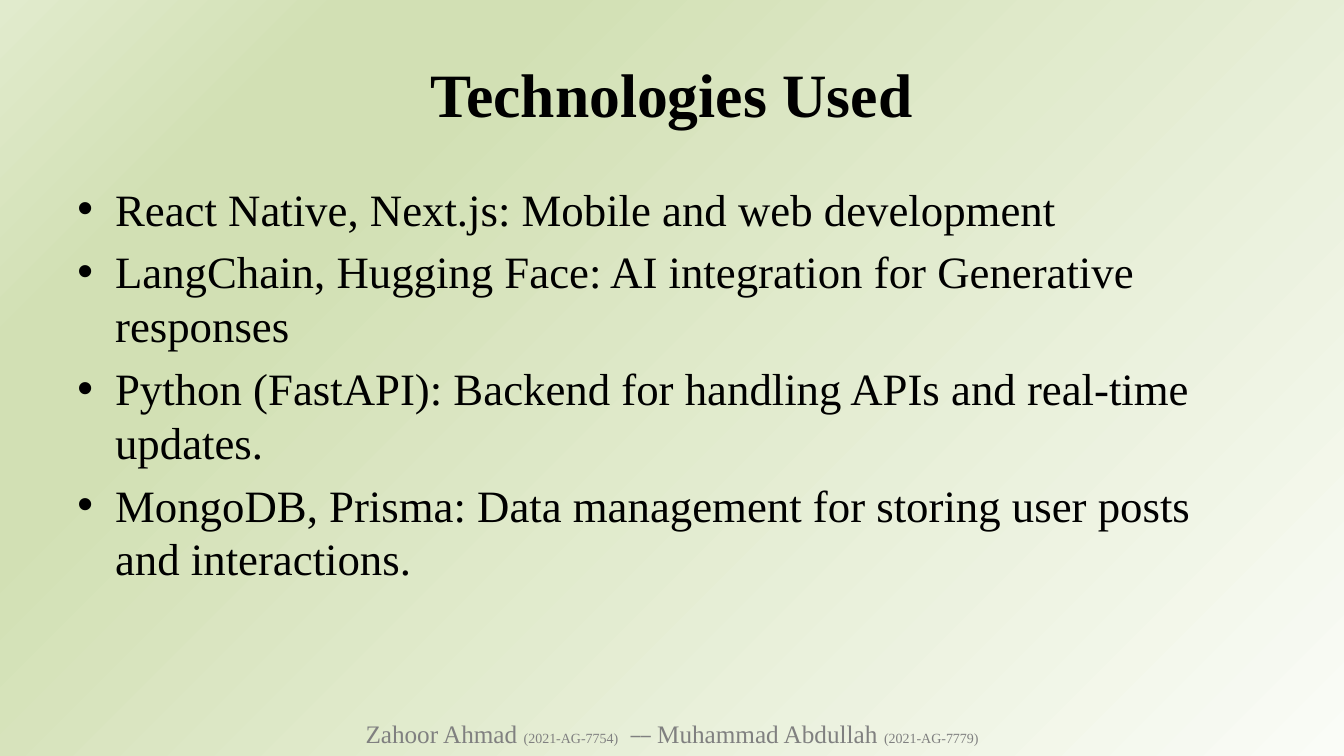
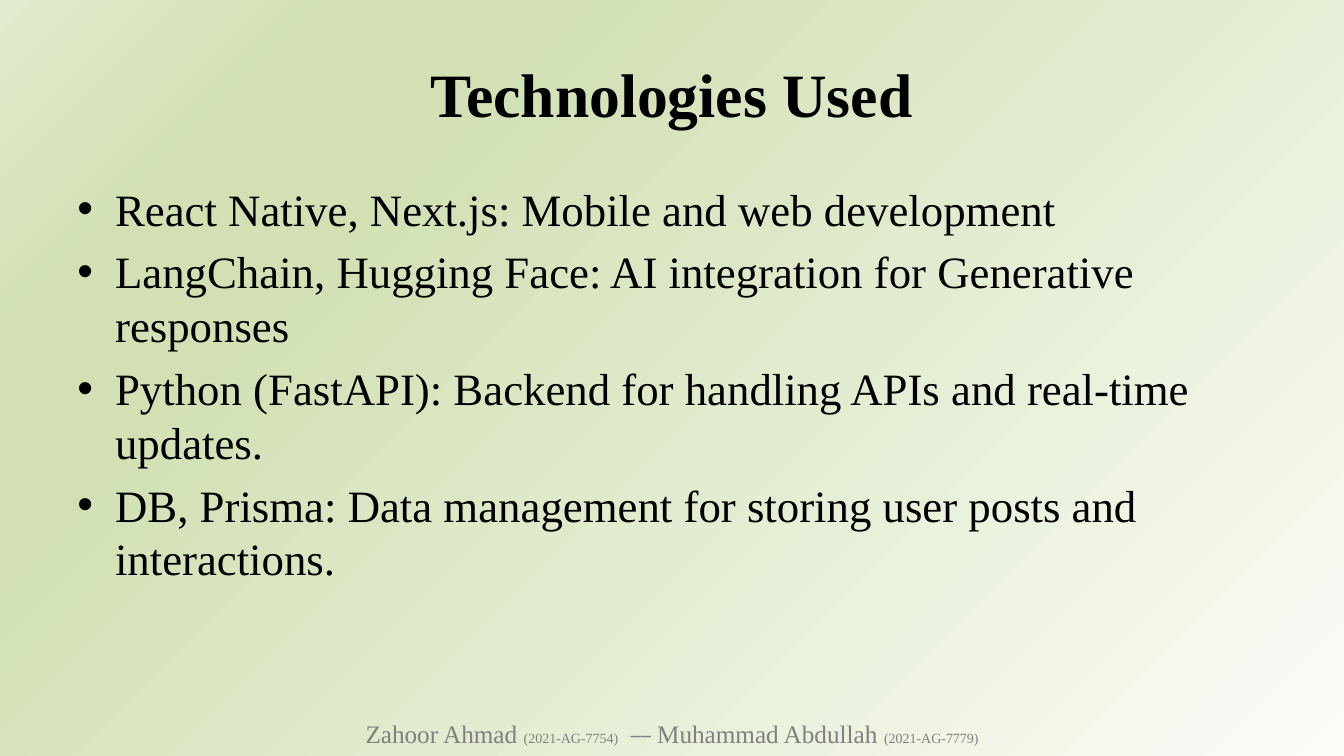
Before and after one commit to zahooronly/FYP, a slide deck: slide 11 of FYP AI Based Ideas Zahoor - Abdullah.pptx. Drawn at 1344x756 pixels with LibreOffice and Linux fonts; fonts in the diff are those of the drawing. Boxes give left, top, right and bottom in pixels: in the first picture for what was removed or moved away, otherwise in the second. Text is boxed around its words. In the diff, an @@ line names an element or a change of style, - is before the commit and + after.

```diff
--- a/FYP AI Based Ideas Zahoor - Abdullah.pptx
+++ b/FYP AI Based Ideas Zahoor - Abdullah.pptx
@@ text at [115,490,1137,576]: text changed @@
-• MongoDB, Prisma: Data management for storing user posts and interactions.
+• DB, Prisma: Data management for storing user posts and interactions.
```
Also in this commit, not shown: 6 other slides changed, 1 other file.
